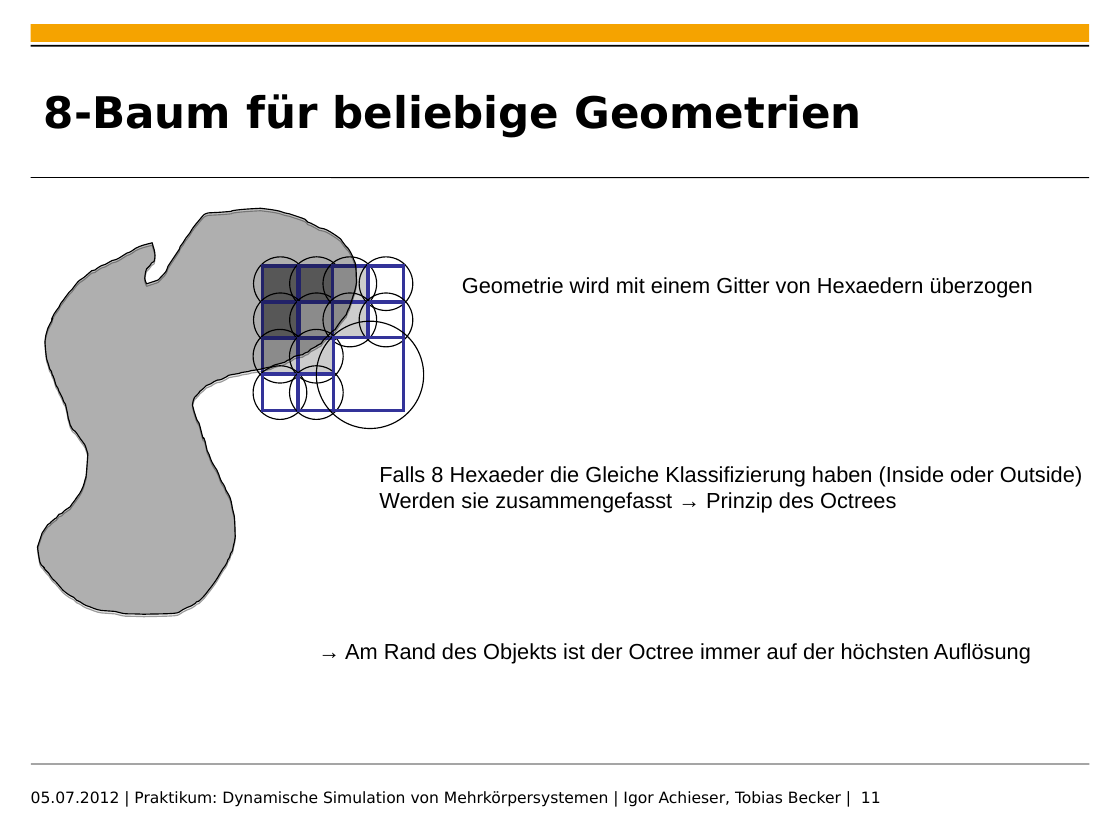
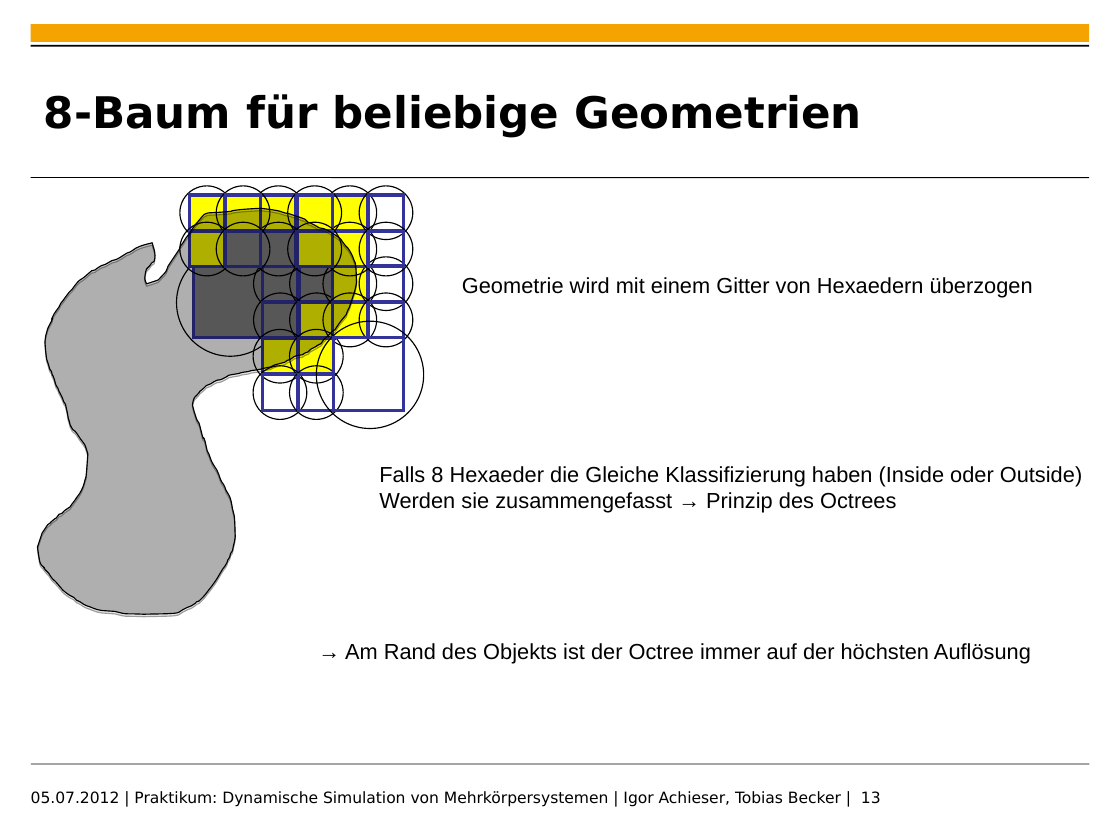
Before and after one commit to toeb/sine, a slide deck: slide 13 of Documentation/presentation.ppt (slide 11 before the commit). Drawn at 1120x840 pixels with LibreOffice and Linux fonts; fonts in the diff are those of the drawing; background and template pictures are left out. Boxes give left, top, right and bottom in pixels: in the first picture for what was removed or moved away, otherwise in the second. Text is boxed around its words. In the diff, an @@ line names an element or a change of style, - is before the commit and + after.

```diff
--- a/Documentation/presentation.ppt
+++ b/Documentation/presentation.ppt
@@ ellipse added at (x1=180, y1=186, x2=234, y2=240), outline #000000 0.74 pt @@
@@ rectangle added at (x1=189, y1=195, x2=224, y2=231), fill #FFFF00, outline #333399 2.01 pt @@
@@ ellipse added at (x1=216, y1=186, x2=270, y2=240), outline #000000 0.74 pt @@
@@ rectangle added at (x1=225, y1=195, x2=260, y2=231), fill #FFFF00, outline #333399 2.01 pt @@
@@ ellipse added at (x1=252, y1=186, x2=306, y2=240), outline #000000 0.74 pt @@
@@ rectangle added at (x1=261, y1=195, x2=296, y2=231), fill #FFFF00, outline #333399 2.01 pt @@
@@ ellipse added at (x1=288, y1=186, x2=342, y2=240), outline #000000 0.74 pt @@
@@ rectangle added at (x1=297, y1=195, x2=332, y2=231), fill #FFFF00, outline #333399 2.01 pt @@
@@ ellipse added at (x1=323, y1=186, x2=376, y2=240), outline #000000 0.74 pt @@
@@ rectangle added at (x1=333, y1=195, x2=367, y2=231), fill #FFFF00, outline #333399 2.01 pt @@
@@ ellipse added at (x1=360, y1=186, x2=413, y2=240), outline #000000 0.74 pt @@
@@ rectangle added at (x1=368, y1=195, x2=403, y2=231), outline #333399 2.01 pt @@
@@ ellipse added at (x1=180, y1=222, x2=234, y2=276), outline #000000 0.74 pt @@
@@ rectangle added at (x1=189, y1=232, x2=224, y2=268), fill #FFFF00, outline #333399 2.01 pt @@
@@ ellipse added at (x1=216, y1=222, x2=270, y2=276), outline #000000 0.74 pt @@
@@ rectangle added at (x1=225, y1=232, x2=260, y2=268), fill #7F7F7F, outline #333399 2.01 pt @@
@@ ellipse added at (x1=252, y1=222, x2=306, y2=276), outline #000000 0.74 pt @@
@@ rectangle added at (x1=261, y1=232, x2=296, y2=268), fill #7F7F7F, outline #333399 2.01 pt @@
@@ ellipse added at (x1=288, y1=222, x2=342, y2=276), outline #000000 0.74 pt @@
@@ rectangle added at (x1=297, y1=232, x2=332, y2=268), fill #FFFF00, outline #333399 2.01 pt @@
@@ ellipse added at (x1=323, y1=222, x2=376, y2=276), outline #000000 0.74 pt @@
@@ rectangle added at (x1=333, y1=232, x2=367, y2=268), fill #FFFF00, outline #333399 2.01 pt @@
@@ ellipse added at (x1=360, y1=222, x2=413, y2=276), outline #000000 0.74 pt @@
@@ rectangle added at (x1=368, y1=232, x2=403, y2=268), outline #333399 2.01 pt @@
@@ ellipse added at (x1=177, y1=249, x2=284, y2=356), outline #000000 0.74 pt @@
@@ rectangle added at (x1=194, y1=265, x2=264, y2=338), fill #7F7F7F, outline #333399 2.01 pt @@
@@ fill #CCCCCC to #FFFF00 in 5 elements at (x1=299, y1=302, x2=334, y2=337), (x1=333, y1=267, x2=367, y2=302), (x1=333, y1=302, x2=367, y2=337), (x1=262, y1=338, x2=298, y2=373), (x1=299, y1=338, x2=334, y2=373) @@
@@ text at (x1=31, y1=791, x2=881, y2=807): text changed @@
-05.07.2012 | Praktikum: Dynamische Simulation von Mehrkörpersystemen | Igor Achieser, Tobias Becker | 11
+05.07.2012 | Praktikum: Dynamische Simulation von Mehrkörpersystemen | Igor Achieser, Tobias Becker | 13
```
Also in this commit, not shown: 2 other slides changed, 3 slides added, 2 slides removed.
